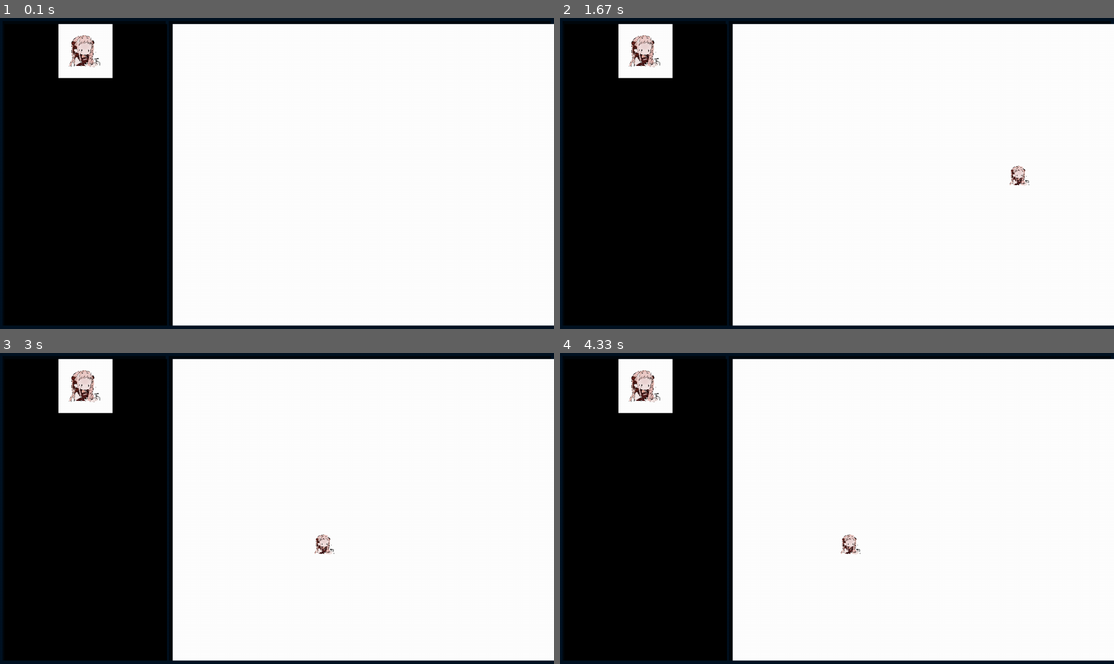
Above: before the commit, frames 1-4 (two rows, left to right).
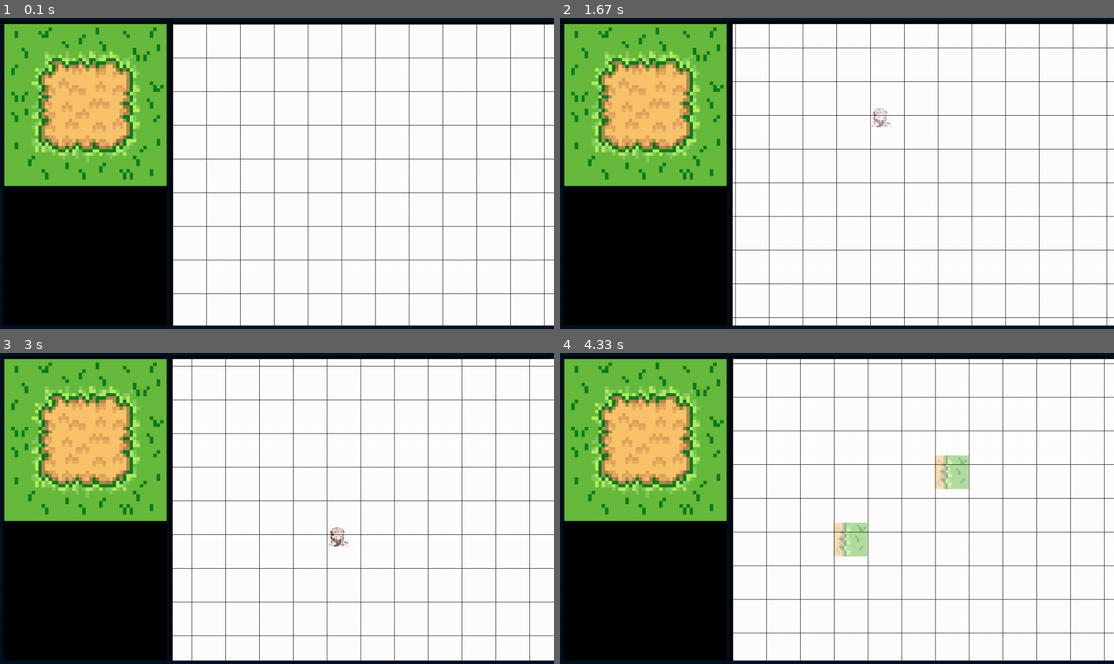
Above: after the commit, the same moments.

Repository: Ultrasword/Pygame-Map-Editor
Game: pygame game, started from level_editor.py
The game is run twice, just before and just after one commit, with the same random seed, the same clock (stepped at 60 frames per second) and the same inputs.
Inputs (mouse positions are in pixels of both pictures, inside the frame that each line leads up to):
- Up to frame 1 (0.1 s): no input
- Up to frame 2 (1.67 s): hold Right 0.33-0.8 s; move the mouse to (814, 185) at 0.37 s; hold Up 0.83-1.13 s; move the mouse to (1014, 164) at 0.87 s; hold Right 1.17-1.63 s; move the mouse to (704, 176) at 1.2 s
- Up to frame 3 (3 s): hold Left 1.67-2.2 s; move the mouse to (105, 461) at 1.7 s; hold Down 2.23-2.53 s; move the mouse to (360, 399) at 2.27 s; hold Left 2.57-2.97 s; move the mouse to (343, 536) at 2.6 s
- Up to frame 4 (4.33 s): click (704, 446) at 3.07 s; hold Up 3.33-3.7 s; move the mouse to (637, 499) at 3.37 s; hold Right from 3.73 s (still down); move the mouse to (842, 539) at 3.77 s

The runs differ from the first frame. In frame 1, 19% of the frame differs, in the area x 0-100%, y 1-100%; in frame 2, 19%; in frame 3, 19%; in frame 4, 21%.

Commit message:
pain
finished sprite map
now to add editing

Diff:
--- /dev/null
+++ b/assets/spritesheets/grass.json
@@ -0,0 +1,10 @@
+{
+    "file": "assets/spritesheets/tilemap.png",
+    "tile_width": 16,
+    "tile_height": 16,
+    "tiles": [
+        "1.1", "2.1", "3.1",
+        "1.2", "2.2", "3.2",
+        "1.3", "2.3", "3.3"
+    ]
+}
--- a/engine/filehandler.py
+++ b/engine/filehandler.py
@@ -50,3 +50,10 @@
 def create_surface(width, height, flags=0, depth=32):
     """Create a surface object"""
     return pygame.Surface((width, height), flags, depth)
+
+
+def cut(x, y, w, h, img):
+    """Cuts part of an image out"""
+    result = pygame.Surface((w,h)).convert()
+    result.blit(img, (0, 0), (x, y, w, h))
+    return result
--- a/engine/user_input.py
+++ b/engine/user_input.py
@@ -1,9 +1,19 @@
 """Handles keyboard and mouse inputs in pygame"""
+import pygame
 
 
 # keyboard
 keys = {}
 pressed = set()
+
+# hardware mapping :D
+key_map = {
+    "left": pygame.K_a,
+    "up": pygame.K_w,
+    "right": pygame.K_d,
+    "down": pygame.K_s,
+    "space": pygame.K_SPACE
+}
 
 
 def key_press(key_event):
--- a/level_editor.py
+++ b/level_editor.py
@@ -26,14 +26,21 @@
 back.fill_color(CONTAINER_COLOR)
 global_state.handler.add_entity(back)
 
-container = back.create_child(editor_box.Editor_Box, 0.01, 0.01, 0.99, 0.99)
+container = back.create_child(editor_box.SideBarSelection, 0.01, 0.01, 0.99, 0.99)
 container.column = 3
 # hovering_items.append(container)
 
-item = container.create_child(editor_box.SideBarItem, 0.05, 0.05, 0.3, 0.3)
-item.sprite_path = "assets/art.png"
-item.grid_position = 1
-container.apply_all_transformations(item)
+# item = container.create_child(editor_box.SideBarItem, 0.05, 0.05, 0.3, 0.3)
+# item.sprite_path = "assets/art.png"
+# item.grid_position = 1
+# container.apply_all_transformations(item)
+
+# item2 = container.create_child(editor_box.SideBarItem, 0.05, 0.05, 0.3, 0.3)
+# item2.sprite_path = "assets/yticon.jpg"
+# item2.grid_position = 2
+# container.apply_all_transformations(item2)
+
+container.load_spritesheet("assets/spritesheets/grass.json")
 
 # editor box
 editor = editor_box.Editor_Box(None, 0.305, 0.01, 0.995, 0.99)
--- a/src/art_tool.py
+++ b/src/art_tool.py
@@ -1,34 +1,46 @@
 from engine import filehandler
 
 
-ART_ITEM_SELECTION = None
+ACTIVE_EDITOR = None
 
 
 def paint_with_brush(window, rel_pos_to_container, brush, editor_box):
     """Paint with brush"""
     # get the position
     width = editor_box.block_width
-    relx = (rel_pos_to_container[0] + editor_box.offset[0]) // editor_box.block_width
-    rely = (rel_pos_to_container[1] + editor_box.offset[1]) // editor_box.block_width
+    relx = rel_pos_to_container[0] // editor_box.block_width
+    rely = rel_pos_to_container[1] // editor_box.block_width
     # draw the brush onto the window
-    brush.draw(window, (relx, rely), editor_box.block_width)
+    brush.draw(window, (relx, rely), editor_box.block_width, editor_box.c_offset)
 
 
-def brush_hover_outline(window, rel_pos, brush):
+def brush_hover_outline(window, rel_pos_to_container, brush, editor_box):
     """Hover effect for the brush"""
-    pass
+    # get the position
+    width = editor_box.block_width
+    relx = (rel_pos_to_container[0] - editor_box.c_offset[0]) // editor_box.block_width
+    rely = (rel_pos_to_container[1] - editor_box.c_offset[1]) // editor_box.block_width
+    # draw the outline to the window
+    brush.draw(window, (relx, rely), editor_box.block_width, editor_box.c_offset)
 
 
 class Brush:
-    def __init__(self, icon, size):
+    def __init__(self, icon, size, width):
         """Brush constructor"""
         self.icon = icon
         self.size = size
+        self.block_width = width
 
     @property
     def icon_image(self):
         """Get icon"""
         return self.icon
+
+    @icon_image.setter
+    def icon_image(self, new):
+        """Set icon image"""
+        self.icon = filehandler.scale(new.copy(), (self.block_width, self.block_width))
+        self.icon.set_alpha(128)
 
     @property
     def brush_size(self):
@@ -40,19 +52,20 @@
         """Set brush size"""
         self.size = size
 
-    def draw(self, window, rel_pos, block_width):
+    def draw(self, window, rel_pos, block_width, c_offset):
         """Draw function"""
         # the standard brush
         # usually drawn using smaller brush sizes
         # print(rel_pos[0] * block_width, rel_pos[1] * block_width)
-        window.blit(self.icon, (rel_pos[0] * block_width, rel_pos[1] * block_width))
+        window.blit(self.icon, (rel_pos[0] * block_width + c_offset[0], rel_pos[1] * block_width + c_offset[1]))
+
         # left = rel_pos[0] * block_width
         # top = rel_pos[1] * block_width
         # for x in range(self.size):
         #     # draw the selected item onto the window
         #     for i in range(2 * x + 1):
-        #         window.blit(ART_ITEM_SELECTION, (0, 0)) # change this
+        #         window.blit(self.icon, (0, 0)) # change this
         # for x in range(self.size - 2, -1, -1):
         #     # draw selected items
         #     for i in range(2 * x + 1):
-        #         window.blit(ART_ITEM_SELECTION, (self.size-x))
+        #         window.blit(self.icon, (self.size-x))
--- a/src/editor_box.py
+++ b/src/editor_box.py
@@ -1,4 +1,6 @@
-from engine import entity, filehandler, window, statehandler, user_input
+import pygame
+import json
+from engine import entity, filehandler, window, statehandler, user_input, draw
 from src import art_tool
 
 
@@ -133,6 +135,10 @@
         """Set the grid pos"""
         self.grid_pos = pos
 
+    @property
+    def clicked(self):
+        return self.hover and user_input.mouse[1]
+
 
 class SideBarSelection(Editor_Box):
     def __init__(self, parent, left, top, right, bottom):
@@ -141,6 +147,66 @@
         # selecion
         self.items = []
         self.selected = []
+        self.used_pos = set()
+
+    def find_lowest_pos(self):
+        """Find the lowest pos for an item part"""
+        if not self.used_pos:
+            return 0
+        low = 0
+        if low == min(self.used_pos):
+            # then find the next lowest that is greater than 0
+            while low in self.used_pos:
+                low += 1
+            self.used_pos.add(low)
+            return low
+        else:
+            self.used_pos.add(0)
+            return 0
+
+    def apply_all_transformations(self, child):
+        """Apply all padding, scaling, etc"""
+        # transform the image
+        self.column
+        n = child.grid_pos % self.column
+        child.pos[0] = self.pos[0] + self.item_width * n
+        n = child.grid_pos // self.column
+        child.pos[1] = self.pos[1] + self.item_width * n
+        child.area[0] = self.item_width
+        child.area[1] = self.item_width
+        # scale image
+        child.background = filehandler.scale(filehandler.get_image(child.sprite_path),
+                    (self.item_width, self.item_width))
+        # add to the set
+        self.used_pos.add(child.grid_pos)
+
+    def load_spritesheet(self, file_path):
+        """Load a spritesheet from json file"""
+        with open(file_path, 'r') as file:
+            data = json.load(file)
+            file.close()
+        # load the data
+        image = data["file"]
+        width = data["tile_width"]
+        height = data["tile_height"]
+        tile_pos = data["tiles"]
+        sprite_sheet = filehandler.get_image(image)
+        # add each child to the children
+        for pos in tile_pos:
+            # get x and y pos
+            x, y = map(int, pos.split("."))
+            # grab sprite from the image
+            px = x * width
+            py = y * height
+            # grab image and paste onto new surface
+            item = self.create_child(SideBarItem, 0.05, 0.05, 0.3, 0.3)
+            item.sprite_path = image
+            item.grid_pos = self.find_lowest_pos()
+            self.apply_all_transformations(item)
+            # set image
+            item.background = filehandler.scale(filehandler.cut(px, py, width, height, sprite_sheet), (self.item_width, self.item_width))
+        # ggs
+
 
 
 class SideBarItem(Editor_Box):
@@ -150,7 +216,6 @@
         self.image_path = None
         # image etc
         # print(self.pos, self.area)
-        self.clicked = False
 
     @property
     def sprite(self):
@@ -174,8 +239,10 @@
 
     def update(self, dt):
         # check if mouse hovers and if click
-        if self.hover and user_input.mouse[1]:
-            print("CLICKED!!!")
+        if self.clicked:
+            if art_tool.ACTIVE_EDITOR:
+                art_tool.ACTIVE_EDITOR.user_brush.icon_image = self.sprite
+            # print("CLICKED!!!")
             art_tool.ART_ITEM_SELECTION = self
 
 
@@ -187,10 +254,27 @@
         self.brush = None
         self.block_width = int(self.area[0] // 16)
         # acts as a camera
-        self.offset = [0, 0]
+        self.c_offset = [0, 0]
+        self.grid_color = (0,0,0)
 
         # set to default brush
-        self.brush = art_tool.Brush(None, 1)
+        self.brush = art_tool.Brush(None, 1, self.block_width)
+
+        # movespeed
+        self.move_speed = 400
+
+        # sprites that can be used
+        self.spritesheets = {}
+
+    @property
+    def grid_outline_color(self):
+        """Return the grid color"""
+        return self.grid_color
+
+    @grid_outline_color.setter
+    def grid_outline_color(self, col):
+        """Set grid outline color"""
+        self.grid_color = col
 
     @property
     def user_brush(self):
@@ -204,18 +288,64 @@
 
     def set_brush_icon(self, icon):
         """Set the brush icon"""
-        self.brush.icon = filehandler.scale(icon, (self.block_width, self.block_width))
+        self.brush.icon_image = filehandler.scale(icon, (self.block_width, self.block_width))
 
     def update(self, dt):
         """Updates editor area"""
         # get mouse and make it relative
-        if self.hover:
-            self.dirty = True
+        # offset stuff
+        if user_input.is_key_pressed(pygame.K_LEFT):
+            self.c_offset[0] -= self.move_speed * dt
+            self.dirty = True
+        if user_input.is_key_pressed(pygame.K_RIGHT):
+            self.c_offset[0] += self.move_speed * dt
+            self.dirty = True
+        if user_input.is_key_pressed(pygame.K_UP):
+            self.c_offset[1] -= self.move_speed * dt
+            self.dirty = True
+        if user_input.is_key_pressed(pygame.K_DOWN):
+            self.c_offset[1] += self.move_speed * dt
+            self.dirty = True
+
+        # hover
+        if self.hover or self.dirty:
+            art_tool.ACTIVE_EDITOR = self
+            self.dirty = True
+
             mpos = user_input.get_mouse_pos()
             rpos = [mpos[0] - self.pos[0], mpos[1] - self.pos[1]]
             #
             self.background.fill((255,255,255))
             art_tool.paint_with_brush(self.background, rpos, self.brush, self)
+            art_tool.brush_hover_outline(self.background, rpos, self.brush, self)
 
             # draw to image
             self.image = self.background
+
+    def render(self, window, offset):
+        """Render the art system with grids"""
+        if self.dirty:
+            # print("rednering", self.id)
+            self.image = self.background
+            self.dirty = False
+            # draw grids
+            left = 0
+            top = 0
+            right = int(self.area[0] // self.block_width)
+            bottom = int(self.area[1] // self.block_width)
+            # draw vertical lines
+            xoff, yoff = self.c_offset[0] % self.block_width, self.c_offset[1] % self.block_width
+            extend = self.block_width
+            for x in range(left, right+1):
+                draw.DEBUG_DRAW_LINE(self.background, self.grid_color,
+                    (x * self.block_width + offset[0] - xoff, offset[1] - yoff),
+                    (x * self.block_width + offset[0] - xoff, self.area[1] + offset[1] - yoff + extend))
+            # draw horizontal lines
+            for y in range(top, bottom+2):
+                draw.DEBUG_DRAW_LINE(self.background, self.grid_color,
+                    (offset[0] - xoff, y * self.block_width + offset[1] - yoff),
+                    (self.area[0] + offset[0] - xoff, y * self.block_width + offset[1] - yoff))
+
+            # draw onto window
+            window.blit(self.image, (self.pos[0] + offset[0], self.pos[1] + offset[1]))
+            statehandler.CURRENT.handler.changed = True
Binary file added: assets/spritesheets/tilemap.png
Binary file added: assets/yticon.jpg
